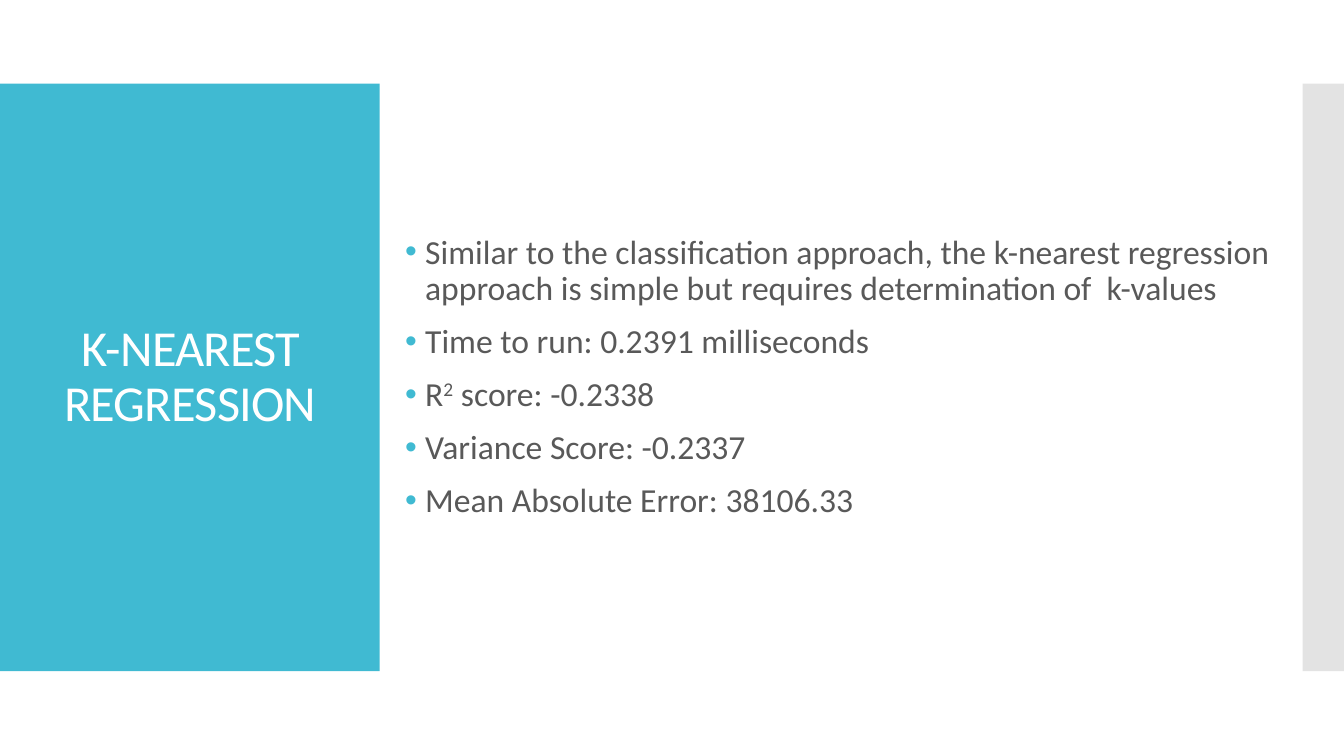
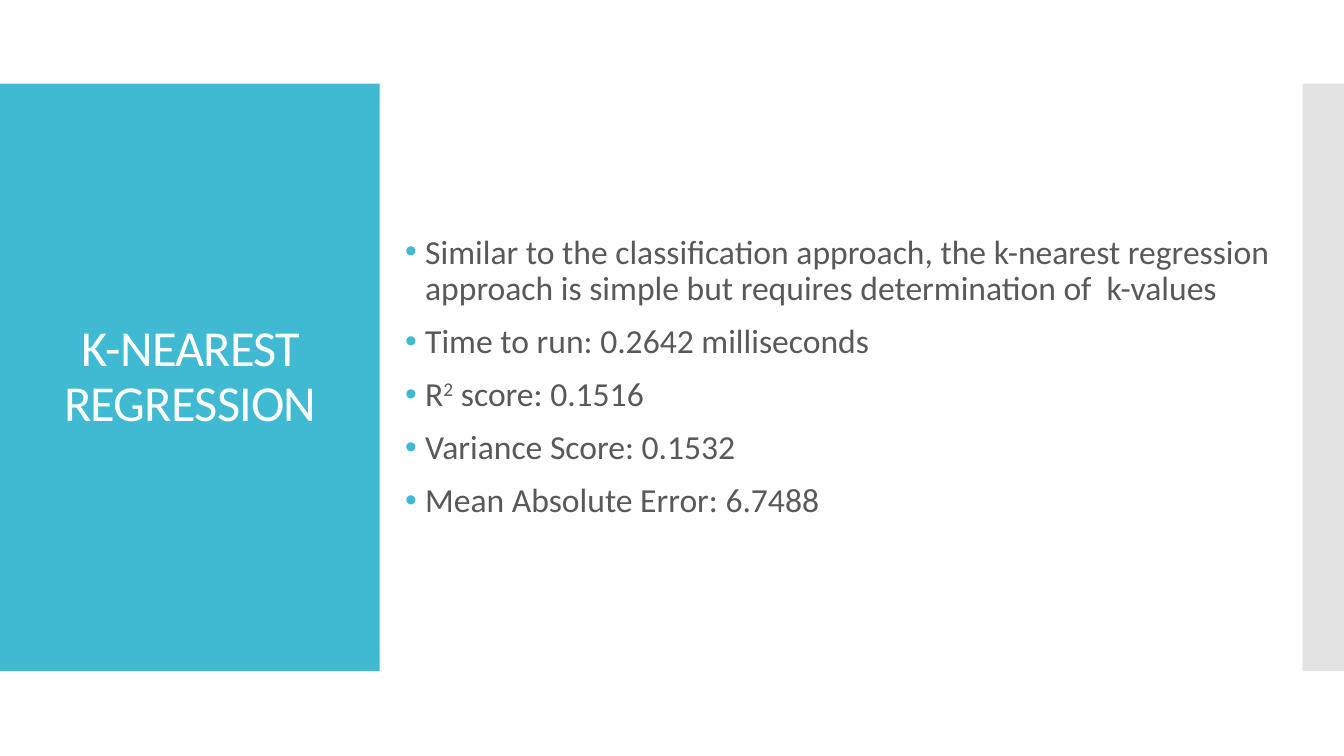
Before and after one commit to puneetsran/date-a-scientist, a slide deck: slide 18 of capstone_starter/date-a-scientist_PUNEET_SRAN.pptx (slide 16 before the commit). Drawn at 1344x756 pixels with LibreOffice and Linux fonts; fonts in the diff are those of the drawing. Boxes give left, top, right and bottom in pixels: in the first picture for what was removed or moved away, otherwise in the second. Text is boxed around its words. In the diff, an @@ line names an element or a change of style, - is before the commit and + after.

```diff
--- a/capstone_starter/date-a-scientist_PUNEET_SRAN.pptx
+++ b/capstone_starter/date-a-scientist_PUNEET_SRAN.pptx
@@ text at [425,329,869,512]: text changed @@
-• Time to run: 0.2391 milliseconds
-• R2 score: -0.2338
-• Variance Score: -0.2337
-• Mean Absolute Error: 38106.33
+• Time to run: 0.2642 milliseconds
+• R2 score: 0.1516
+• Variance Score: 0.1532
+• Mean Absolute Error: 6.7488
```
Also in this commit, not shown: 16 other slides changed, 3 slides added, 3 other files.
